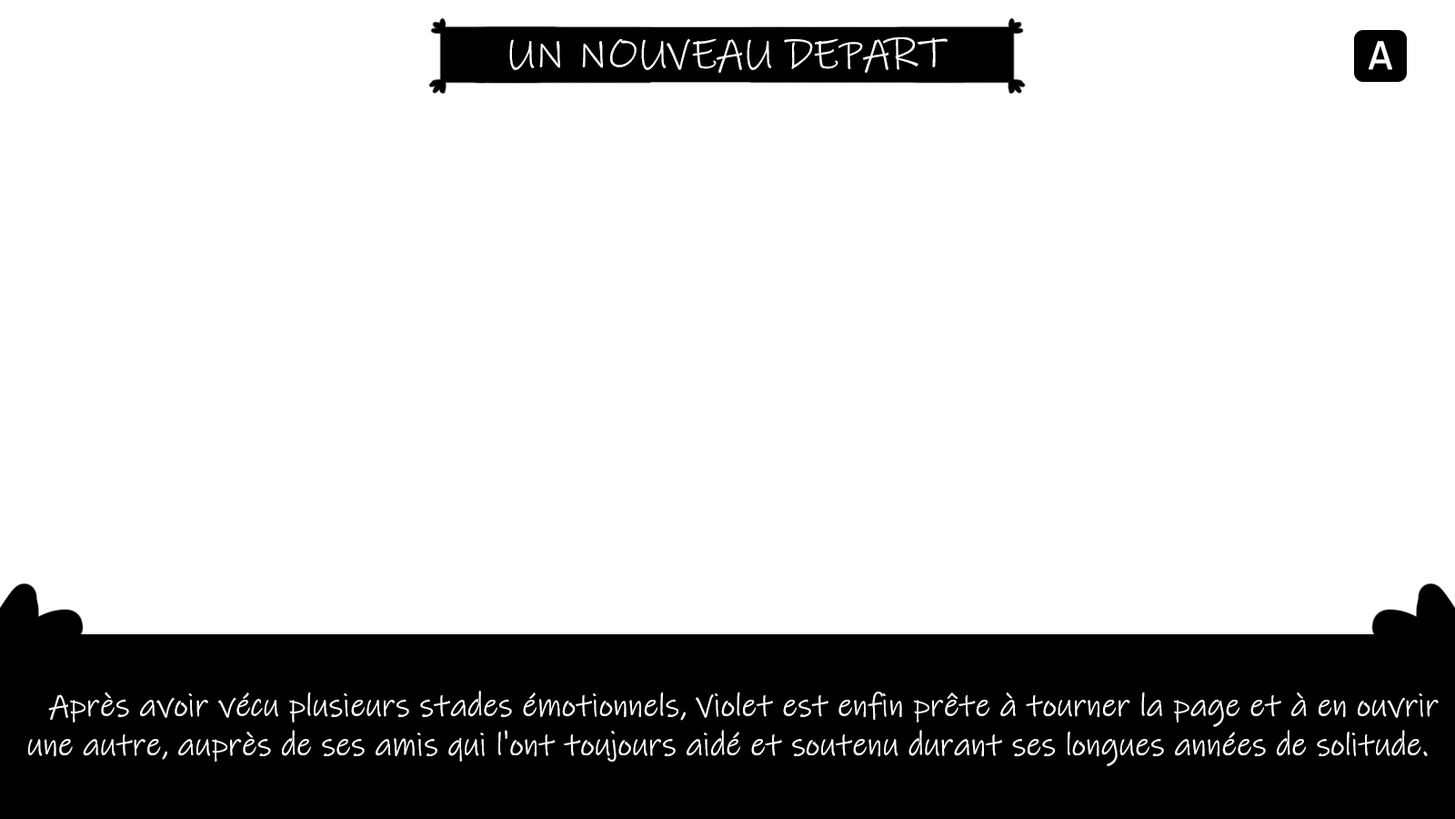
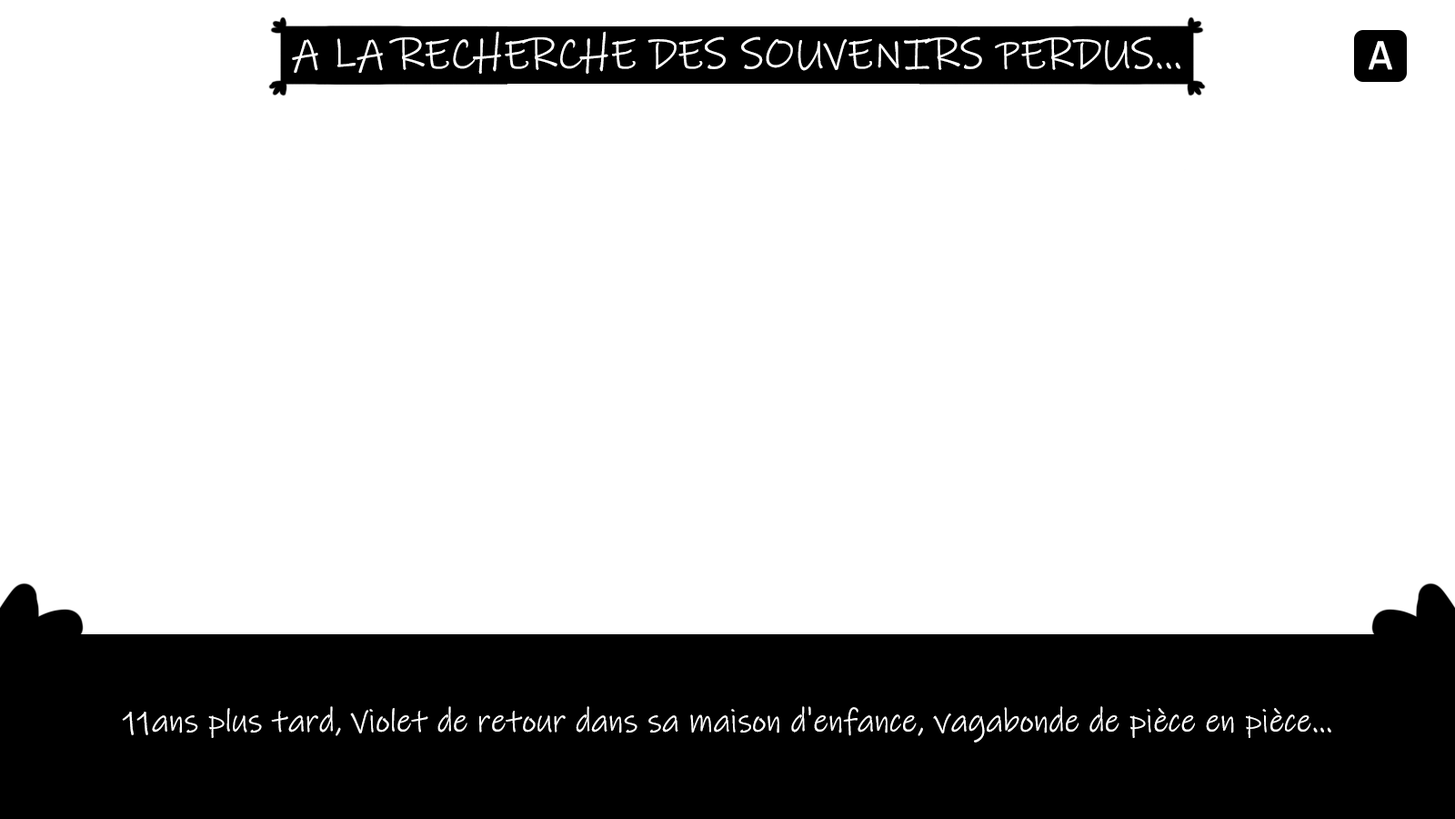
Two versions of the same layered image (1455 × 819). Layer-by-layer changes:
showed group "Debut" (3 layers) over (28, 16, 1439, 766)
hid group "Fin" (3 layers) over (28, 17, 1439, 766)
